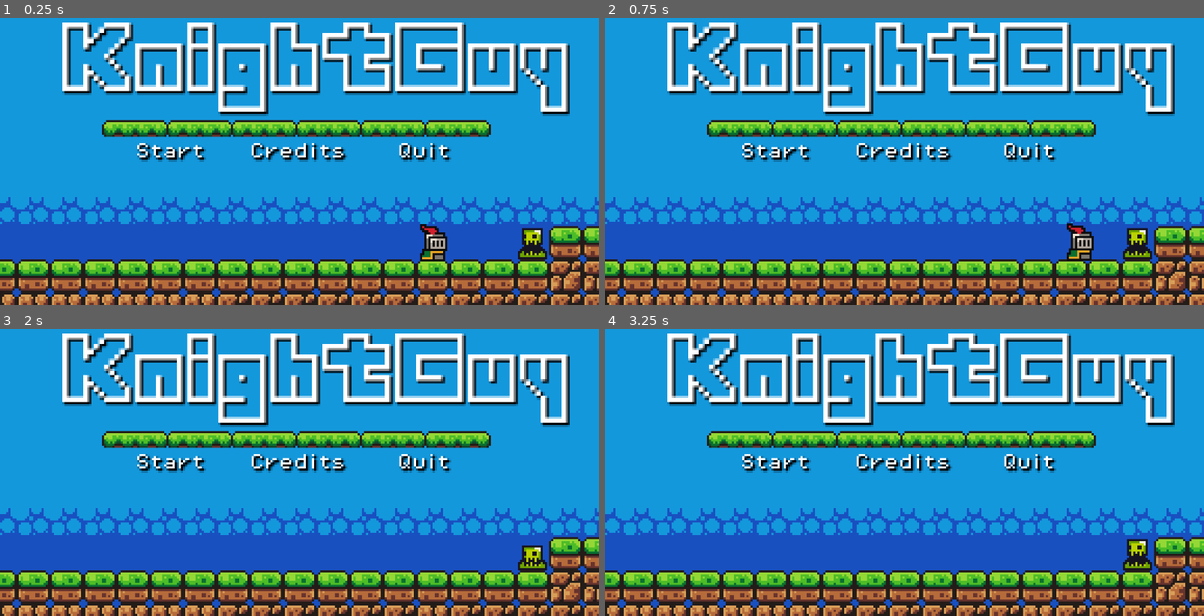
Above: before the commit, frames 1-4 (two rows, left to right).
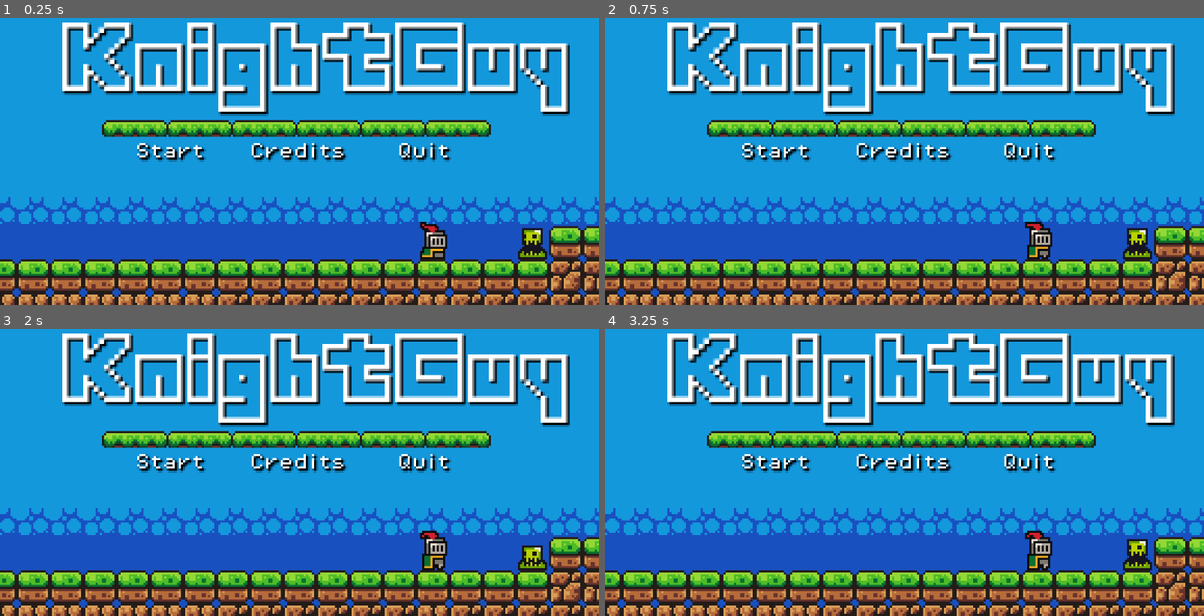
Above: after the commit, the same moments.

Repository: CrimsonCloak/KnightGuy
Game: Godot game, scene res://Scenes/menu.tscn
The game is run twice, just before and just after one commit, with the same random seed, the same clock (stepped at 60 frames per second) and the same inputs. This scene is started directly instead of the project's main scene.
Inputs:
- Up to frame 1 (0.25 s): no input
- Up to frame 2 (0.75 s): hold D (Move_right) from 0.53 s (still down)
- Up to frame 3 (2 s): keep holding D (Move_right); tap Up (Jump) at 0.77, 1.52 s
- Up to frame 4 (3.25 s): release D (Move_right) at 2.03 s; hold Left (Move_left) 2.03-2.78 s; hold D (Move_right) from 2.78 s (still down); tap Up (Jump) at 3.02 s

The runs differ from the first frame. In frame 1, 0.3% of the frame differs, in the area x 70-75%, y 71-85%; in frame 2, 0.9%, in the area x 70-82%, y 71-85%; in frame 3, 0.5%; in frame 4, 0.5%.

Commit message:
Remove playerscript in menu

Diff:
--- a/Scenes/menu.tscn
+++ b/Scenes/menu.tscn
@@ -417,6 +417,7 @@
 
 [node name="Player" parent="." instance=ExtResource("3_i42vk")]
 position = Vector2(173, 12)
+script = null
 
 [node name="AudioStreamPlayer2D" type="AudioStreamPlayer2D" parent="Player"]
 stream = ExtResource("4_n3wkv")
